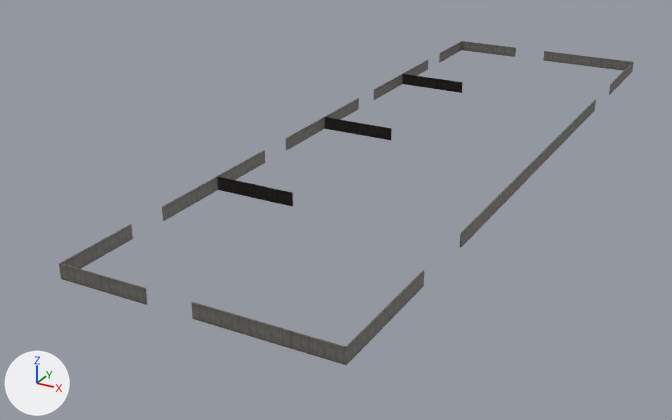
One commit to the Blender file Garbage/models/TransferBigRailLong/transfer_big_rail_long.blend: the scene before it, then after it.
Camera for both pictures: a camera (50 mm lens) standing at (49.4, -74.8, 45.2) and looking at (-9.3, 31.8, -8.1). Arrows for +X, +Y and +Z are at lower left; the lights stay in place.

The scene before the commit, as lines of its bpy script (objects in view):
```python
me_wall_1 = bpy.data.meshes.new('wall_1')
me_wall_1.from_pydata(...)  # 2970 vertices, 1540 faces; spans x -16.6..16.8, y -13.7..14.0, z 0.0..1.8
me_wall_1.materials.append(mat_wall_1)  # picture img_containerstand_dds
me_wall_3 = bpy.data.meshes.new('wall_3')
me_wall_3.from_pydata(...)  # 2160 vertices, 1120 faces; spans x -16.6..-5.4, y 41.4..69.1, z 0.0..1.8
me_wall_3.materials.append(mat_wall_3)  # picture img_containerstand_dds_002
me_wall_4 = bpy.data.meshes.new('wall_4')
me_wall_4.from_pydata(...)  # 2970 vertices, 1540 faces; spans x -16.7..16.7, y 68.9..96.7, z 0.0..1.8
me_wall_4.materials.append(mat_wall_4)  # picture img_containerstand_dds_003
ob_wall_1 = bpy.data.objects.new('wall_1', me_wall_1)
ob_wall_1.location = (0.0, 0.0, 0.0)
ob_wall_3 = bpy.data.objects.new('wall_3', me_wall_3)
ob_wall_3.location = (0.0, 0.0, 0.0)
ob_wall_4 = bpy.data.objects.new('wall_4', me_wall_4)
ob_wall_4.location = (0.0, 0.0, 0.0)
# also in view: 'wall_8' at (16.7, -5.4, 0.9); 'wall_2' at (-11.0, 27.7, 0.9)
```
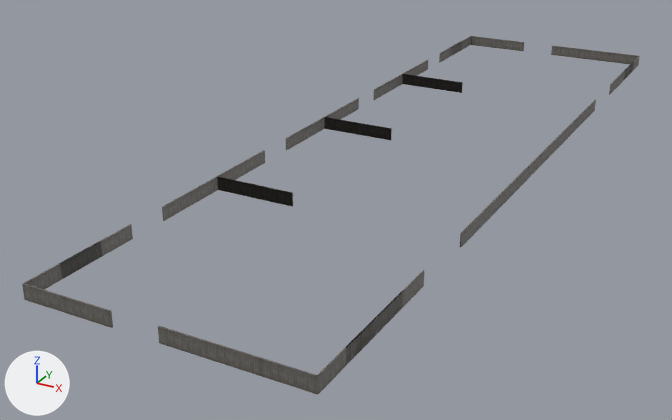
Commit message: updated long garbage transfer

What differs and where, as boxes (x1, y1, x2, y2) in the pictures (672 x 420 px):
'wall_1', reshaped (19% narrower, 45% shorter): before (59, 176, 347, 365); after (59, 176, 293, 279)
'wall_13', added: after (22, 241, 319, 394)
'wall_4', reshaped (74% narrower): before (402, 41, 632, 93); after (402, 41, 462, 93)
'wall_11', added: after (450, 36, 638, 64)
'wall_14', added: after (316, 293, 403, 395)
'wall_12', added: after (624, 56, 640, 78)
part 1 of me_wall_1, deleted: before (63, 264, 347, 365)
part 2 of me_wall_1, cut back: before (60, 263, 65, 280)
part 3 of me_wall_4, deleted: before (463, 41, 632, 71)

The edits, one by one:
Picture 'containerstand.dds.013' (img_containerstand_dds_013) is new.
Picture 'containerstand.dds.012' (img_containerstand_dds_012) is new.
Picture 'containerstand.dds.011' (img_containerstand_dds_011) is new.
Picture 'containerstand.dds.006' (img_containerstand_dds_006) is new.
Material 'wall_14' (mat_wall_14) is new.
Its texture is img_containerstand_dds_013.
Material 'wall_13' (mat_wall_13) is new.
Its texture is img_containerstand_dds_012.
Material 'wall_12' (mat_wall_12) is new.
Its texture is img_containerstand_dds_011.
Material 'wall_11' (mat_wall_11) is new.
Its texture is img_containerstand_dds_006.
me_wall_1 is used by ob_wall_1; location (0.0, 0.0, 0.0).
me_wall_1 had 2970 vertices, 1540 faces and spanned x -16.6..16.8, y -13.7..14.0, z 0.0..1.8.
me_wall_1 now has 1630 vertices, 842 faces, 3 loose edges and spans x -16.6..-5.4, y -13.7..14.0, z 0.0..1.8.
me_wall_1 part 1: 321 loose pieces with 1334 vertices, spanning x -16.1..16.8, y -13.7..-13.6, z 0.0..1.8, are deleted.
Part 2, on me_wall_1:
6 vertices are removed from x -16.1, y -13.7..-13.6, z 0.0..1.8.
6 faces are deleted.
3 loose edges are added.
me_wall_4 is used by ob_wall_4; location (0.0, 0.0, 0.0).
me_wall_4 had 2970 vertices, 1540 faces and spanned x -16.7..16.7, y 68.9..96.7, z 0.0..1.8.
me_wall_4 now has 1630 vertices, 842 faces, 3 loose edges and spans x -16.7..-5.4, y 68.9..96.7, z 0.0..1.8.
me_wall_4 part 3: 321 loose pieces with 1334 vertices, spanning x -16.2..16.7, y 96.5..96.6, z 0.0..1.8, are deleted.
Mesh me_wall_14 is new.
It has 810 vertices, 420 faces and spans x 2.1..18.7, y 16.7..16.8, z 0.0..1.8.
It uses material mat_wall_14 (picture img_containerstand_dds_013).
Mesh me_wall_13 is new.
It has 1890 vertices, 980 faces and spans x -16.6..16.8, y -18.7..-7.6, z 0.0..1.8.
It uses material mat_wall_13 (picture img_containerstand_dds_012).
Mesh me_wall_12 is new.
It has 590 vertices, 302 faces, 3 loose edges and spans x -101.63..-89.77, y 16.6..16.74, z 0.03..1.83.
It uses material mat_wall_12 (picture img_containerstand_dds_011).
Mesh me_wall_11 is new.
It has 1890 vertices, 980 faces and spans x -16.7..16.7, y 90.6..101.7, z 0.0..1.8.
It uses material mat_wall_11 (picture img_containerstand_dds_006).
Object 'wall_14' (ob_wall_14) is new; it shows me_wall_14.
Its location is (0.0, 0.0, 0.0).
Its rotation in degrees is (0, 0, -90).
Object 'wall_13' (ob_wall_13) is new; it shows me_wall_13.
Its location is (0.0, 0.0, 0.0).
Object 'wall_12' (ob_wall_12) is new; it shows me_wall_12.
Its location is (0.0, 0.0, 0.0).
Its rotation in degrees is (0, 0, -90).
Object 'wall_11' (ob_wall_11) is new; it shows me_wall_11.
Its location is (0.0, 0.0, 0.0).
